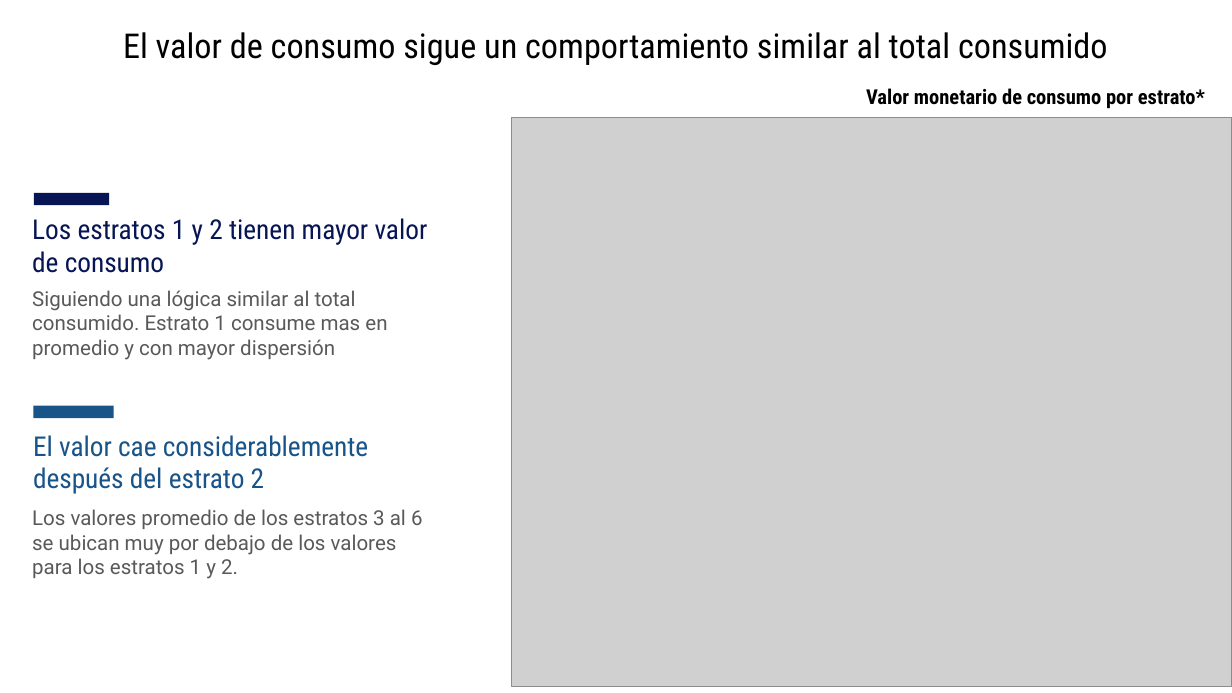
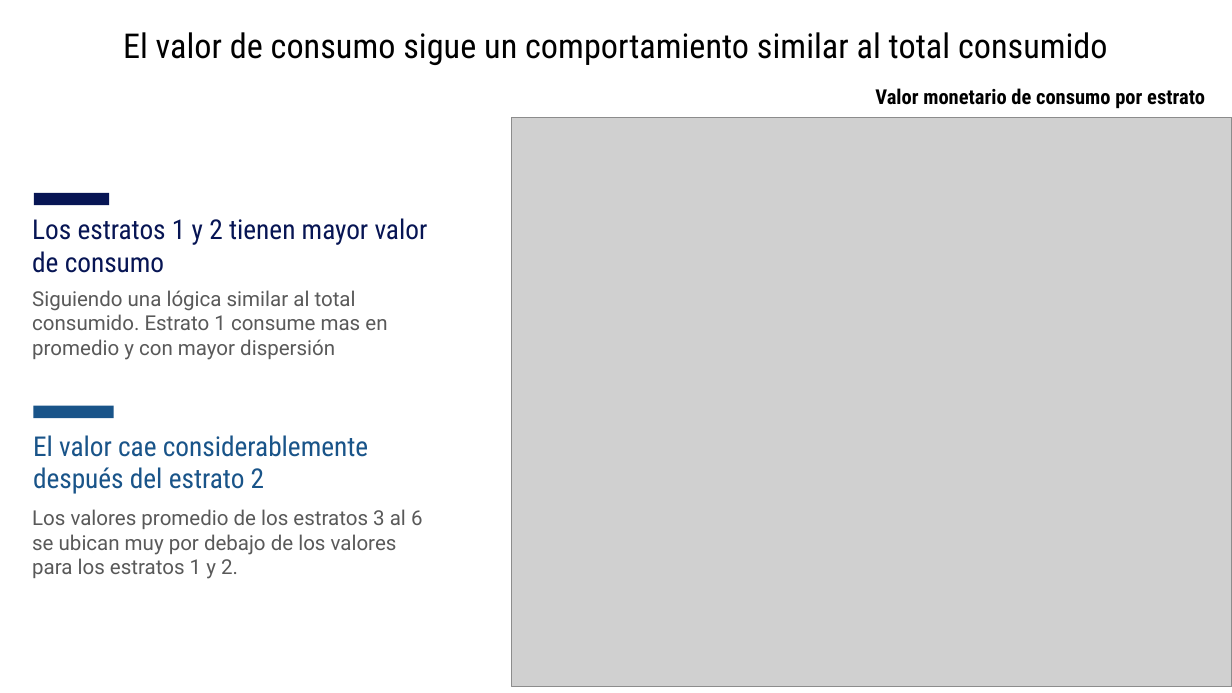
Before and after one commit to jtabordaj/research_eslatina, a slide deck: slide 7 of reporte_estadistico/presentacion/presentacionCategorias/presentation.pptx. Drawn at 1232x693 pixels with LibreOffice and Linux fonts; fonts in the diff are those of the drawing; grey boxes stand for pictures. Boxes give left, top, right and bottom in pixels: in the first picture for what was removed or moved away, otherwise in the second. Text is boxed around its words. In the diff, an @@ line names an element or a change of style, - is before the commit and + after.

```diff
--- a/reporte_estadistico/presentacion/presentacionCategorias/presentation.pptx
+++ b/reporte_estadistico/presentacion/presentacionCategorias/presentation.pptx
@@ text at bbox=[875, 88, 1205, 109]: text changed @@
-Valor monetario de consumo por estrato*
+Valor monetario de consumo por estrato
```
Also in this commit, not shown: 2 other slides changed, 19 slides added, 41 other files.
